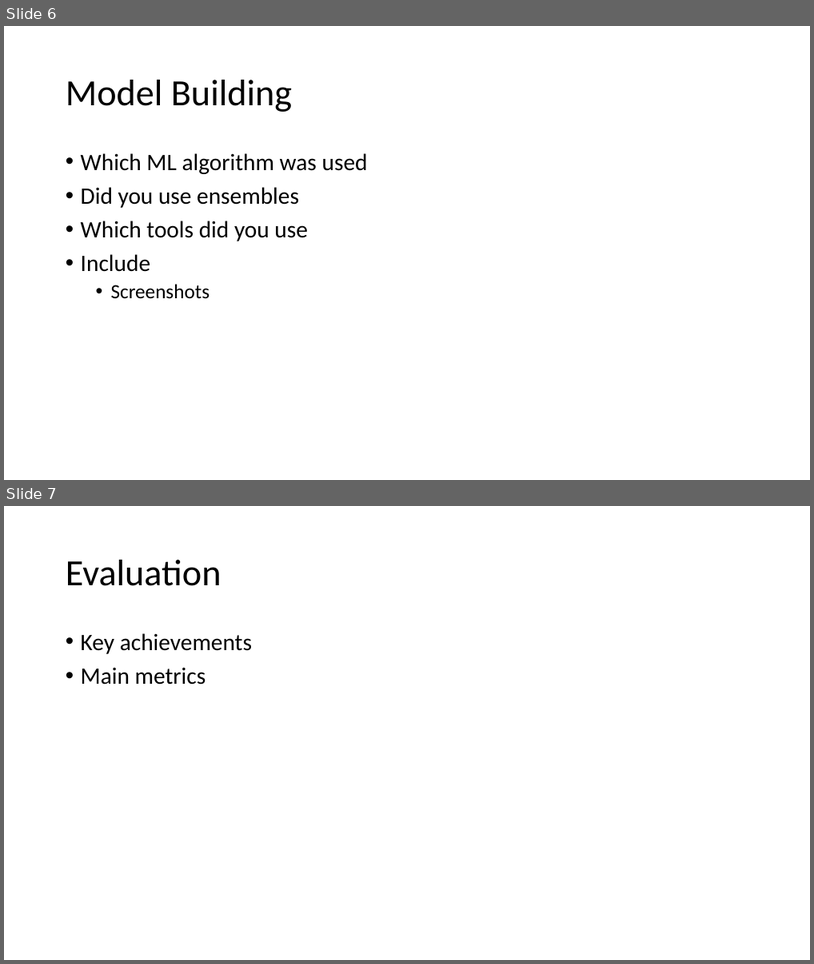
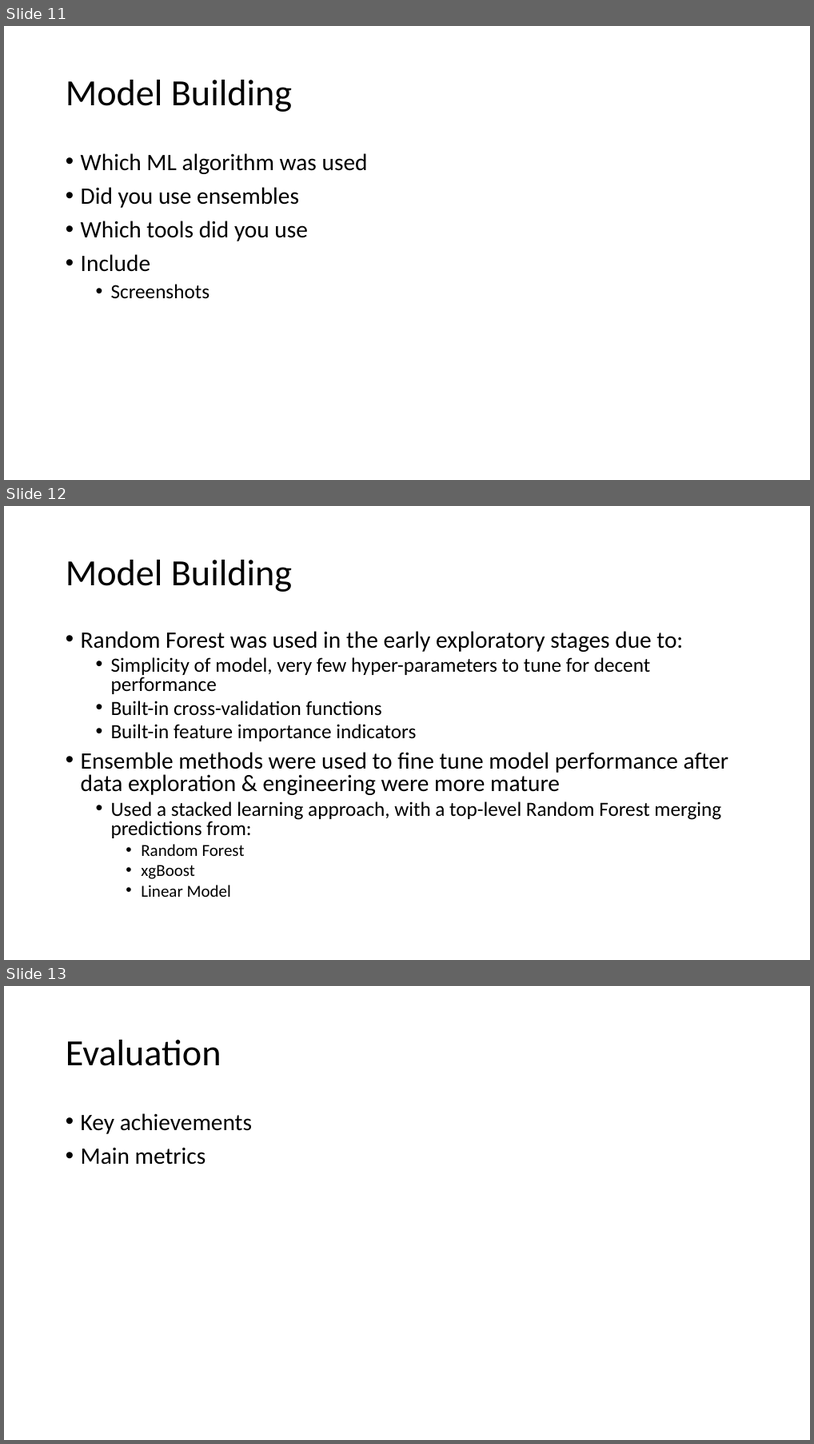
Before and after one commit to DannyGsGit/UW_DS450, a slide deck: Capstone/Docs/Homework/Template_Individual.pptx. Shown one above the other, each under a label of ours: slides 6 and 7 before the commit, slides 11, 12 and 13 after it. The pictures are 814x964 and 814x1444 pixels, drawn with LibreOffice and Linux fonts; fonts in the diff are those of the drawing. Boxes give left, top, right and bottom in pixels: in the first picture for what was removed or moved away, otherwise in the second. Text is boxed around its words. In the diff, an @@ line names an element or a change of style, - is before the commit and + after.

```diff
--- a/Capstone/Docs/Homework/Template_Individual.pptx
+++ b/Capstone/Docs/Homework/Template_Individual.pptx
@@ slide 12 added at [4, 506, 810, 960], background #FFFFFF @@
@@ title added at [66, 560, 292, 592], 44 pt, text #000000 @@
+Model Building
@@ text added at [81, 631, 729, 896], 24 pt, text #000000 @@
+• Random Forest was used in the early exploratory stages due to:
+  • Simplicity of model, very few hyper-parameters to tune for decent performance
+  • Built-in cross-validation functions
+  • Built-in feature importance indicators
+• Ensemble methods were used to fine tune model performance after data exploration & engineering were more mature
+  • Used a stacked learning approach, with a top-level Random Forest merging predictions from:
+    • Random Forest
+    • xgBoost
+    • Linear Model
@@ what was slide 6 is now slide 11 @@
@@ what was slide 7 is now slide 13 @@
```
Also in this commit, not shown: 3 slides changed, 7 other slides added, 1 slide removed.
